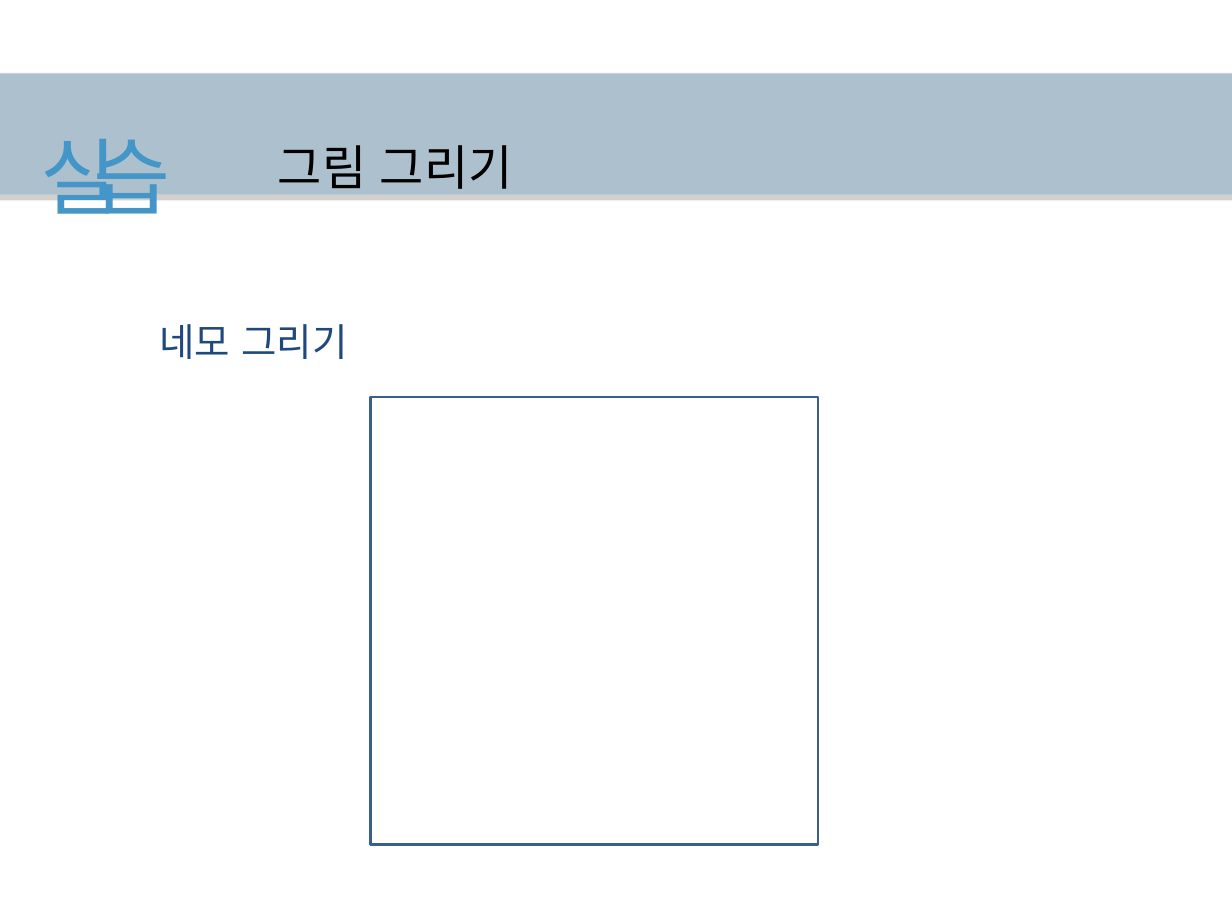
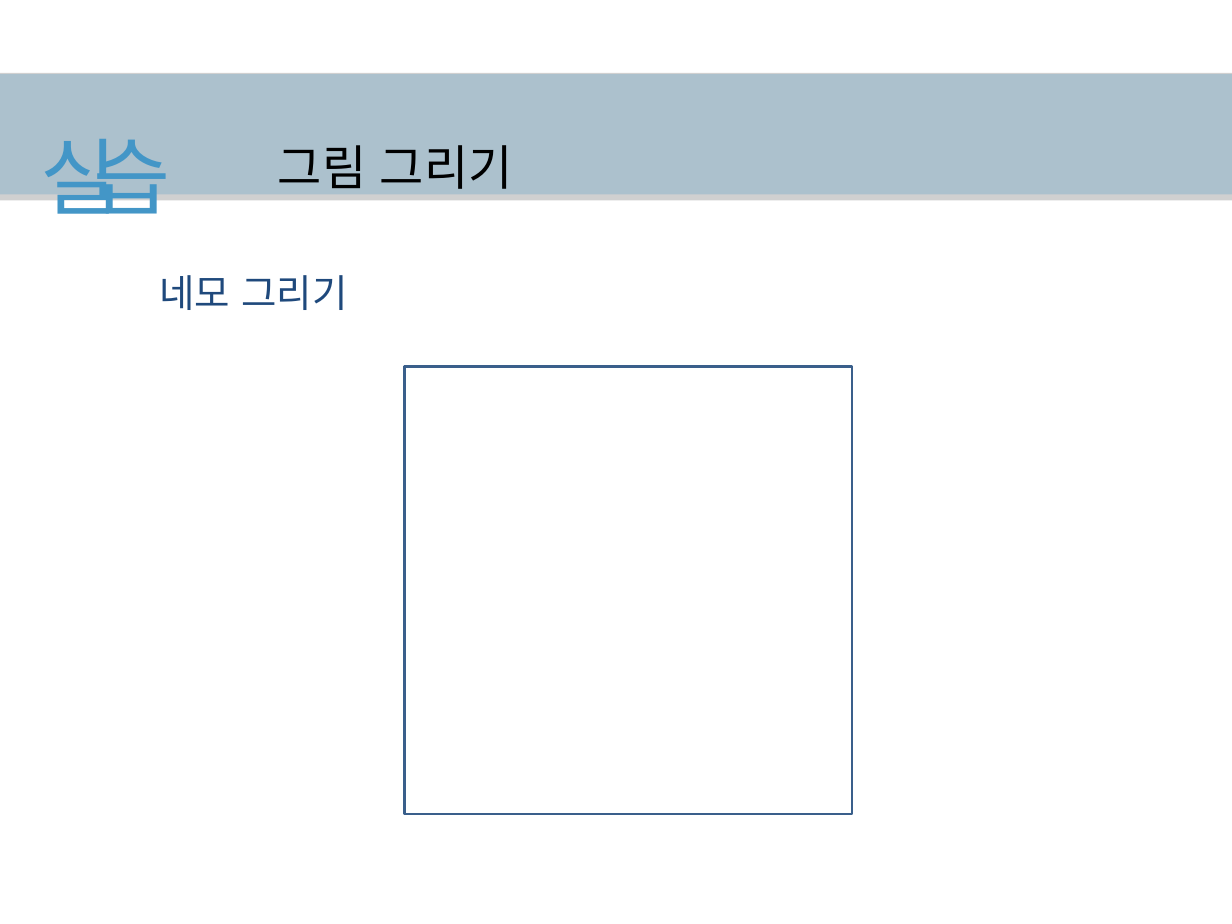
Before and after one commit to hanyang-software-volunteerer/2017-09-software-volunteerer, a slide deck: slide 118 of ppt-for-edit/2017소프트웨어봉사단_0404 (1).pptx (slide 59 before the commit). Drawn at 1232x924 pixels with LibreOffice and Linux fonts; fonts in the diff are those of the drawing; grey boxes stand for pictures. Boxes give left, top, right and bottom in pixels: in the first picture for what was removed or moved away, otherwise in the second. Text is boxed around its words. In the diff, an @@ line names an element or a change of style, - is before the commit and + after.

Commit message:
Add files via upload
마지막 실습 수정 및 필요 코드

```diff
--- a/ppt-for-edit/2017소프트웨어봉사단_0404 (1).pptx
+++ b/ppt-for-edit/2017소프트웨어봉사단_0404 (1).pptx
@@ text "네모 그리기": place and size @@
-text "네모 그리기" at [159, 324, 348, 359]
+text "네모 그리기" at [159, 275, 348, 310]
@@ rectangle: place and size @@
-rectangle at [371, 397, 819, 845]
+rectangle at [405, 366, 853, 814]
```
Also in this commit, not shown: 49 other slides changed, 2 slides added, 5 slides removed, 2 other files.
